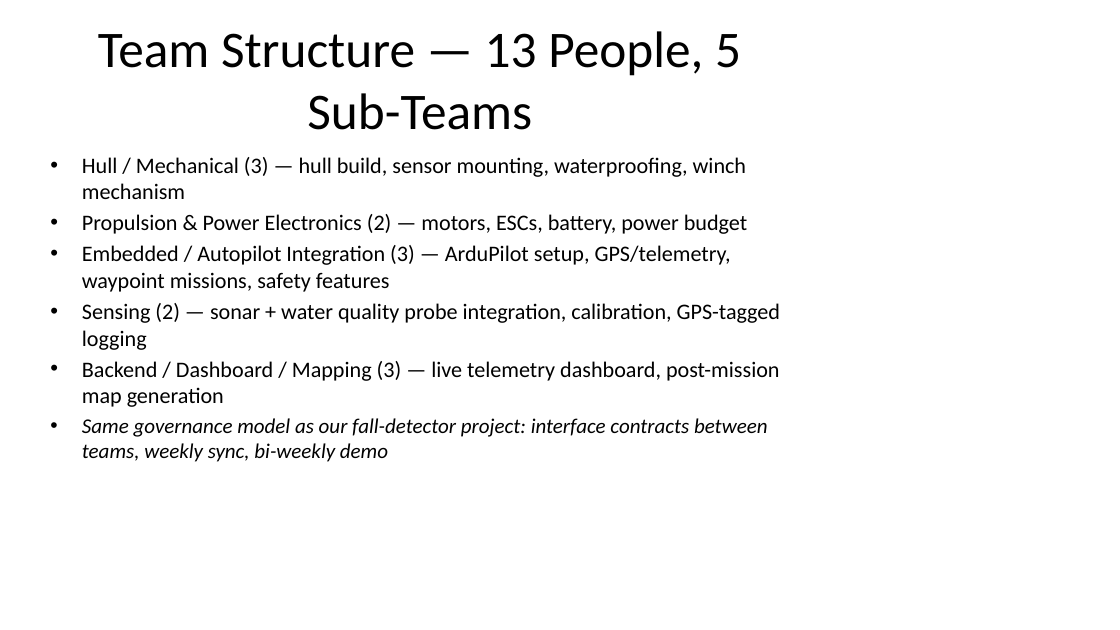
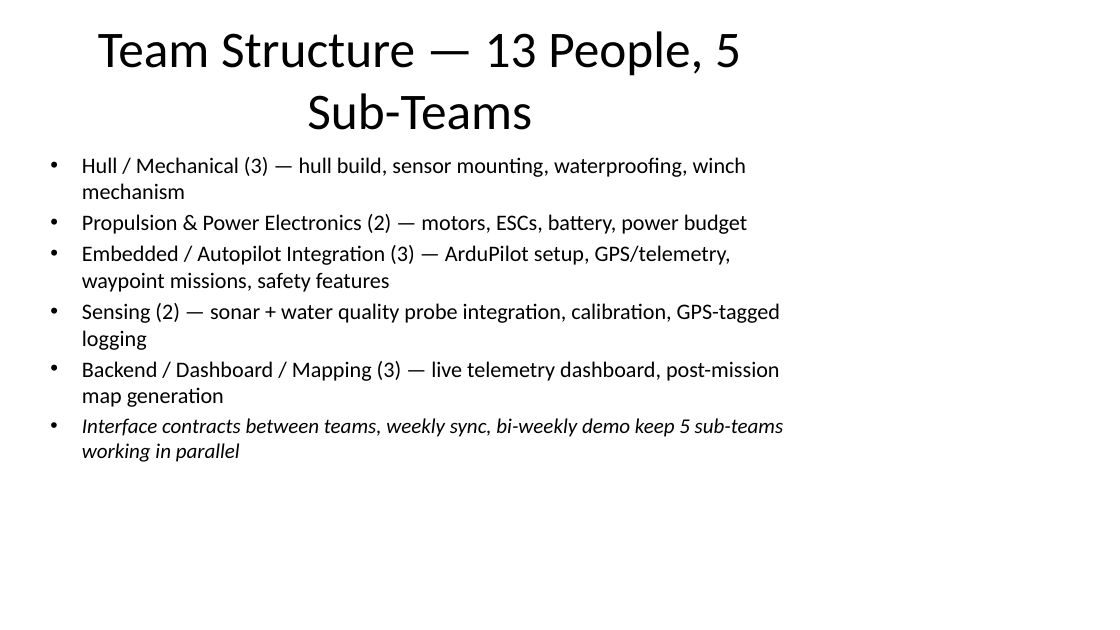
Before and after one commit to nexflowdigital2026-cell/autonomous-survey-boat, a slide deck: slide 7 of docs/Autonomous_Survey_Boat_Pitch.pptx. Drawn at 1120x630 pixels with LibreOffice and Linux fonts; fonts in the diff are those of the drawing. Boxes give left, top, right and bottom in pixels: in the first picture for what was removed or moved away, otherwise in the second. Text is boxed around its words. In the diff, an @@ line names an element or a change of style, - is before the commit and + after.

Commit message:
Remove all references to the fall-detector project — fully isolated project docs

```diff
--- a/docs/Autonomous_Survey_Boat_Pitch.pptx
+++ b/docs/Autonomous_Survey_Boat_Pitch.pptx
@@ text at [82,418,784,462]: text changed @@
-• Same governance model as our fall-detector project: interface contracts between teams, weekly sync, bi-weekly demo
+• Interface contracts between teams, weekly sync, bi-weekly demo keep 5 sub-teams working in parallel
```
Also in this commit, not shown: 1 other slide changed, 4 other files.
